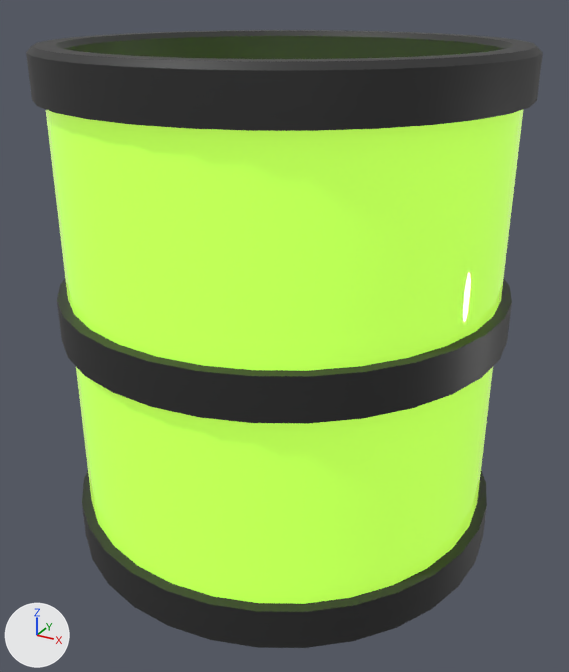
What one commit did to the FBX model Assets/Models/Laboratory/tank.fbx.
Both versions are drawn from a 50 mm lens placed at (1.71, -3.11, 2.55), pointed at (0.03, -0.06, 1.03). Every picture has the same lights, and +X, +Y and +Z are marked at lower left. Where no turn or scale is listed for an object, it has been applied to the vertices.
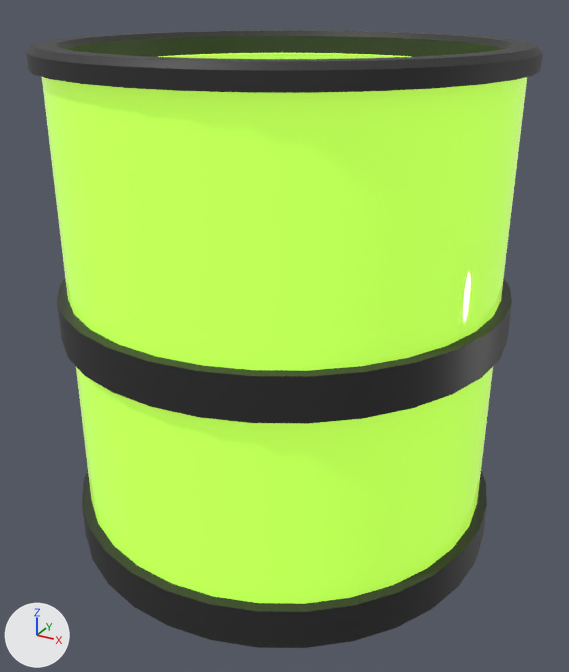
What differs and where, as boxes [x1, y1, x2, y2] in the pictures (569 x 672 px):
part 1 of me_cylinder, cut back
    both: [26, 36, 543, 371]

Diff of the bpy script that builds the scene:
```diff
--- a/Assets/Models/Laboratory/tank.fbx.py
+++ b/Assets/Models/Laboratory/tank.fbx.py
@@ me_cylinder @@
 # used by ob_cylinder; location = (0.0, 0.0, 0.0)
-me_cylinder.from_pydata(...)  # 512 vertices, 482 faces; spans x -1.05..1.05, y -1.05..1.05, z 0.03..2.35
+me_cylinder.from_pydata(...)  # 512 vertices, 450 faces; spans x -1.05..1.05, y -1.05..1.05, z 0.03..2.35
+# me_cylinder part 1
+# 32 faces are deleted
+# 96 vertices in x -1.05..1.05, y -1.05..1.05, z 2.15 move by (0.0, 0.0, 0.12)
+# 32 vertices in x -0.96..0.96, y -0.96..0.96, z 2.13 move by (0.0, 0.0, 0.11)
+# 32 vertices in x -0.91..0.91, y -0.91..0.91, z 2.15 move by (0.0, 0.0, 0.1)
 me_cylinder.materials.append(mat_material_006)
```
